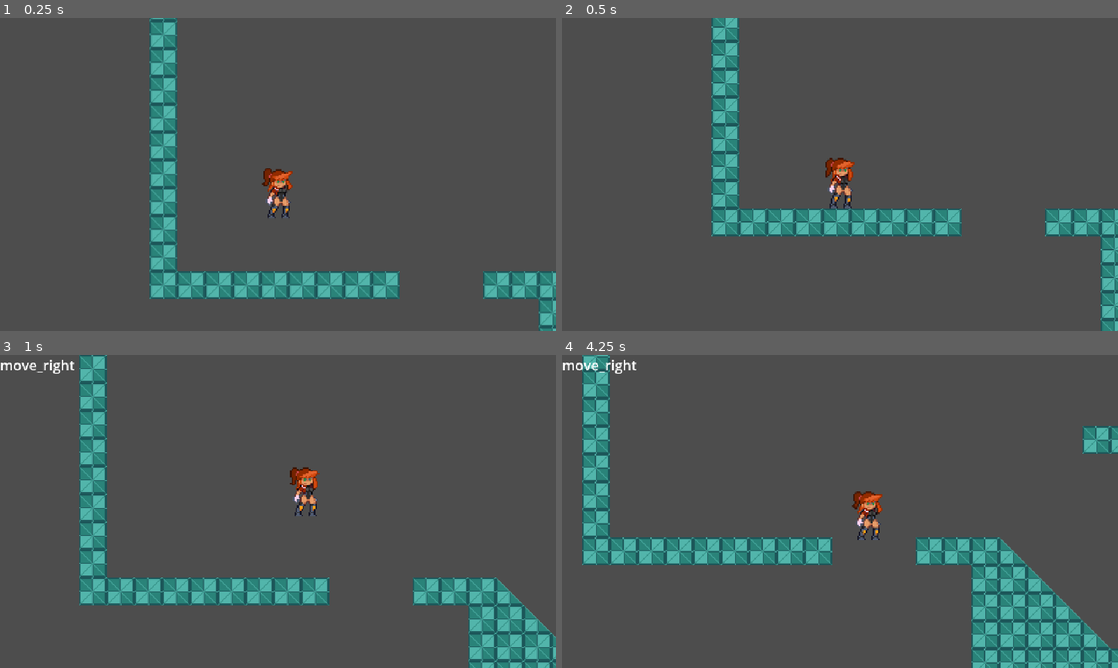
Above: before the commit, frames 1-4 (two rows, left to right).
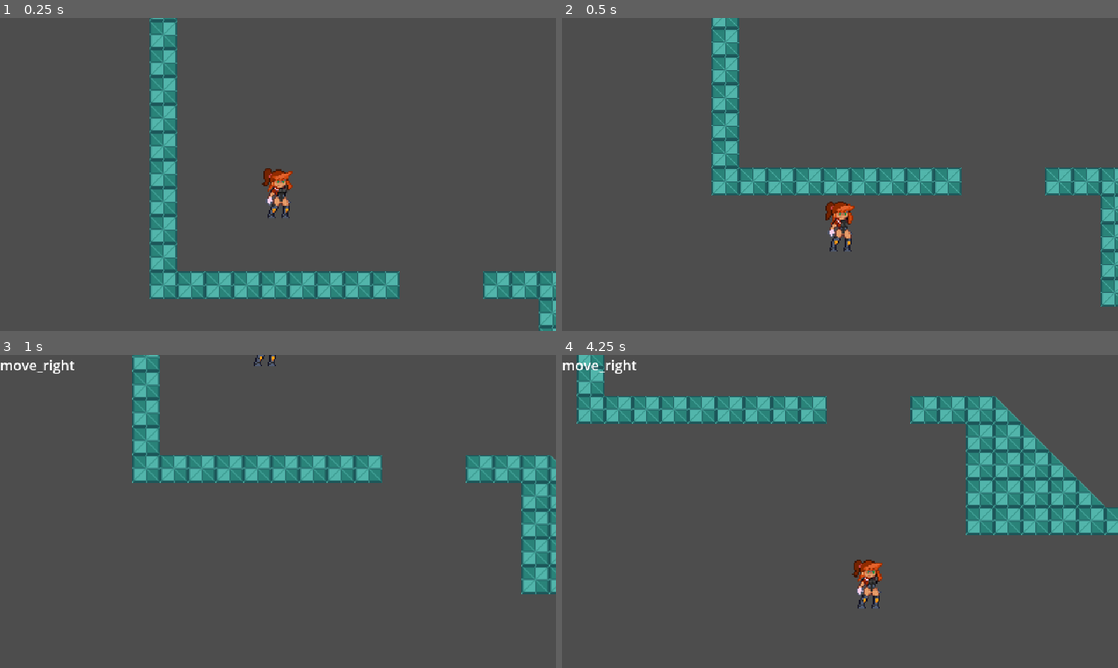
Above: after the commit, the same moments.

Repository: RetractableHorse/MapleJune
Game: Godot game, scene res://root.tscn
Two runs of this game, one before a commit and one after it. Both use one fixed random seed, a clock stepped at 60 frames per second and the inputs below.
Inputs:
- Up to frame 1 (0.25 s): no input
- Up to frame 2 (0.5 s): no input
- Up to frame 3 (1 s): hold D (move_right) from 0.53 s (still down); tap Shift (dash) at 0.6 s; tap Space (jump) at 0.77 s
- Up to frame 4 (4.25 s): tap I at 1.35, 2.85 s; tap Space (jump) at 1.52, 3.02, 3.77 s; release D (move_right) at 2.03 s; hold Left (move_left) 2.03-2.78 s; tap Shift (dash) at 2.1, 3.6 s; hold D (move_right) from 2.78 s (still down)

Frame 1 is identical in both runs. In frame 2, 13% of the frame differs, in the area x 26-100%, y 0-100%; in frame 3, 22%; in frame 4, 28%, in the area x 2-100%, y 0-100%.

Commit message:
fix: reorder player in front of level tiles

Diff:
--- a/levels/test_tile_level.tscn
+++ b/levels/test_tile_level.tscn
@@ -29,12 +29,6 @@
 player = NodePath("Player")
 player_spawn = NodePath("PlayerSpawn")
 
-[node name="Player" parent="." unique_id=504744069 instance=ExtResource("2_503w8")]
-unique_name_in_owner = true
-position = Vector2(147.8, 312.8)
-collision_mask = 2
-max_speed = 375.0
-
 [node name="PlayerSpawn" type="Marker2D" parent="." unique_id=1887073774]
 unique_name_in_owner = true
 position = Vector2(147.8, 312.8)
@@ -43,3 +37,9 @@
 [node name="Tiles" type="TileMapLayer" parent="." unique_id=321255120]
 tile_map_data = PackedByteArray("AAABAA4AAQAAAAAAAAACAA4AAQAAAAAAAAADAA4AAQAAAAAAAAAEAA4AAQAAAAAAAAAFAA4AAQAAAAAAAAAGAA …(2160 unchanged characters)…
 tile_set = SubResource("TileSet_h5w0j")
+
+[node name="Player" parent="." unique_id=504744069 instance=ExtResource("2_503w8")]
+unique_name_in_owner = true
+position = Vector2(147.8, 312.8)
+floor_constant_speed = true
+max_speed = 375.0
